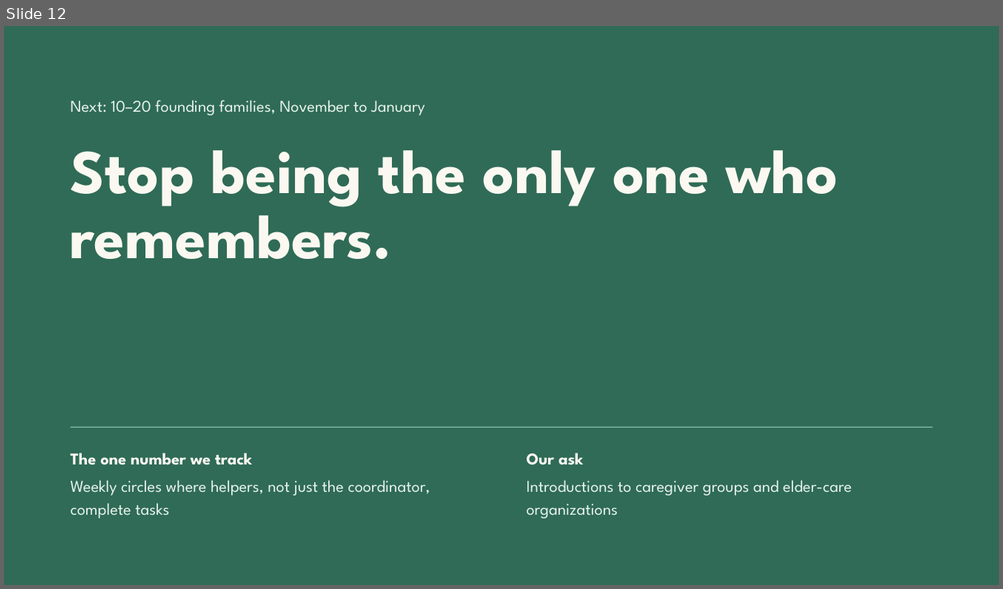
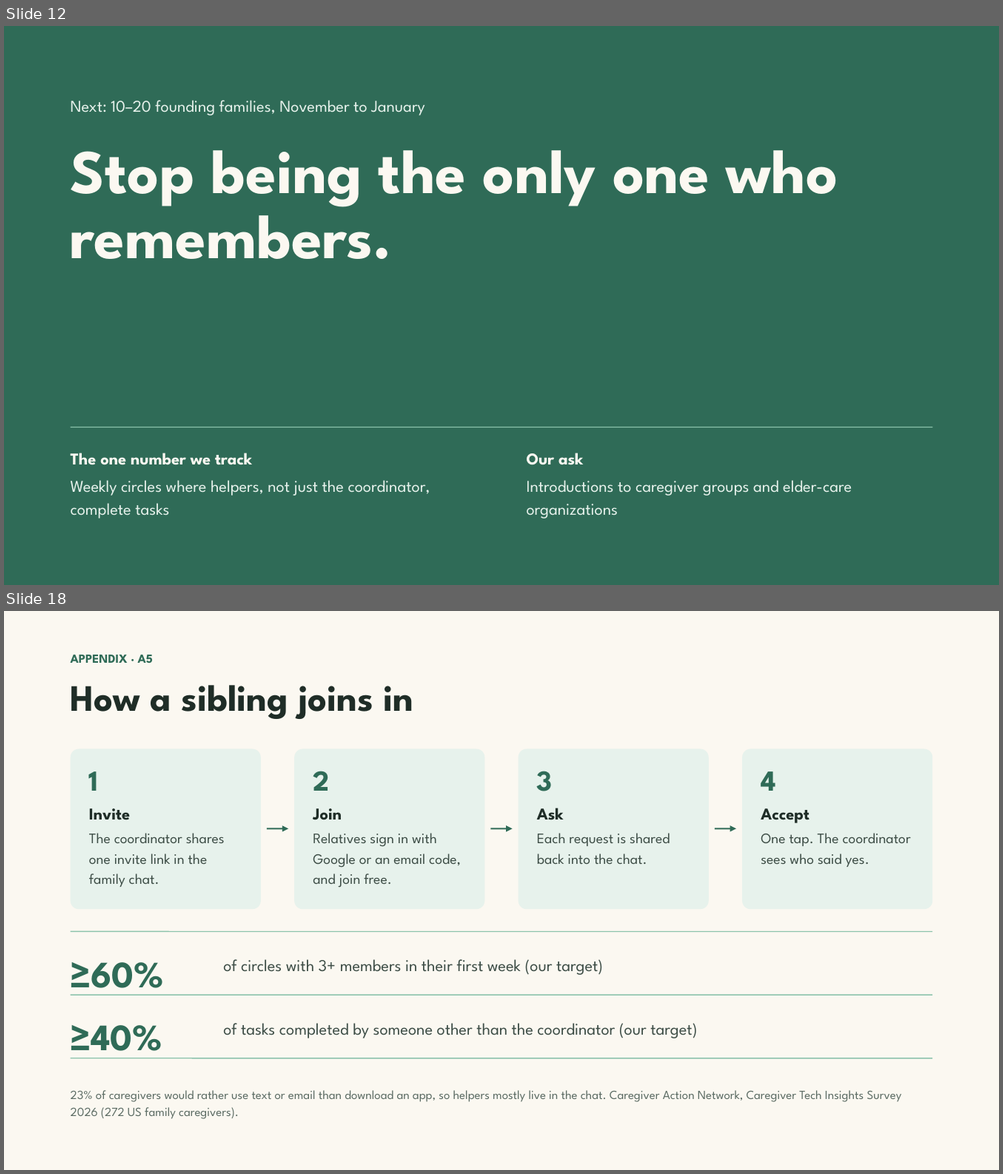
Before and after one commit to Team-Claudia/kindred, a slide deck: docs/pitch/Kindred Demo Day Pitch V3.pptx. Shown one above the other, each under a label of ours: slide 12 before the commit, slides 12 and 18 after it; the slides between them are not shown. The pictures are 1003x589 and 1003x1174 pixels, drawn with LibreOffice and Linux fonts; fonts in the diff are those of the drawing. Boxes give left, top, right and bottom in pixels: in the first picture for what was removed or moved away, otherwise in the second. Text is boxed around its words. In the diff, an @@ line names an element or a change of style, - is before the commit and + after.

```diff
--- a/docs/pitch/Kindred Demo Day Pitch V3.pptx
+++ b/docs/pitch/Kindred Demo Day Pitch V3.pptx
@@ slide 18 added at box(4, 611, 999, 1170), background #FBF8F1 @@
@@ text added at box(71, 655, 153, 663), 12 pt, text #2F6B57, bold @@
+APPENDIX · A5
@@ title added at box(71, 685, 413, 719), 36 pt, text #1F2D27, bold @@
+How a sibling joins in
@@ rounded rectangle added at box(71, 749, 261, 909), fill #E7F2EC @@
@@ rounded rectangle added at box(294, 749, 484, 909), fill #E7F2EC @@
@@ rounded rectangle added at box(518, 749, 708, 909), fill #E7F2EC @@
@@ rounded rectangle added at box(742, 749, 932, 909), fill #E7F2EC @@
@@ text added at box(89, 772, 225, 887), 14 pt, text #3D4D46 @@
+1
+Invite
+The coordinator shares one invite link in the family chat.
@@ text added at box(313, 771, 461, 888), 14 pt, text #3D4D46 @@
+2
+Join
+Relatives sign in with Google or an email code, and join free.
@@ text added at box(537, 771, 669, 864), 14 pt, text #3D4D46 @@
+3
+Ask
+Each request is shared back into the chat.
@@ text added at box(760, 772, 910, 867), 14 pt, text #3D4D46 @@
+4
+Accept
+One tap. The coordinator sees who said yes.
@@ arrow added from (267, 829) to (288, 829), #2F6B57 1.5 pt @@
@@ arrow added from (490, 829) to (512, 829), #2F6B57 1.5 pt @@
@@ arrow added from (714, 829) to (736, 829), #2F6B57 1.5 pt @@
@@ line added from (71, 932) to (932, 932), #8CC3AC 1 pt @@
@@ text added at box(71, 963, 164, 996), 36 pt, text #2F6B57, bold @@
+≥60%
@@ text added at box(223, 960, 603, 975), 16 pt, text #3D4D46 @@
+of circles with 3+ members in their first week (our target)
@@ line added from (71, 995) to (932, 995), #8CC3AC 1 pt @@
@@ text added at box(71, 1025, 162, 1059), 36 pt, text #2F6B57, bold @@
+≥40%
@@ text added at box(223, 1023, 697, 1039), 16 pt, text #3D4D46 @@
+of tasks completed by someone other than the coordinator (our target)
@@ line added from (71, 1059) to (932, 1059), #8CC3AC 1 pt @@
@@ text added at box(71, 1091, 902, 1119), 12 pt, text #5B6B63 @@
+23% of caregivers would rather use text or email than download an app, so helpers mostly live in the chat. Caregiver Action Network, Caregiver Tech Insights Survey 2026 (272 US family caregivers).
```
Also in this commit, not shown: 8 other slides added, 5 other files.
